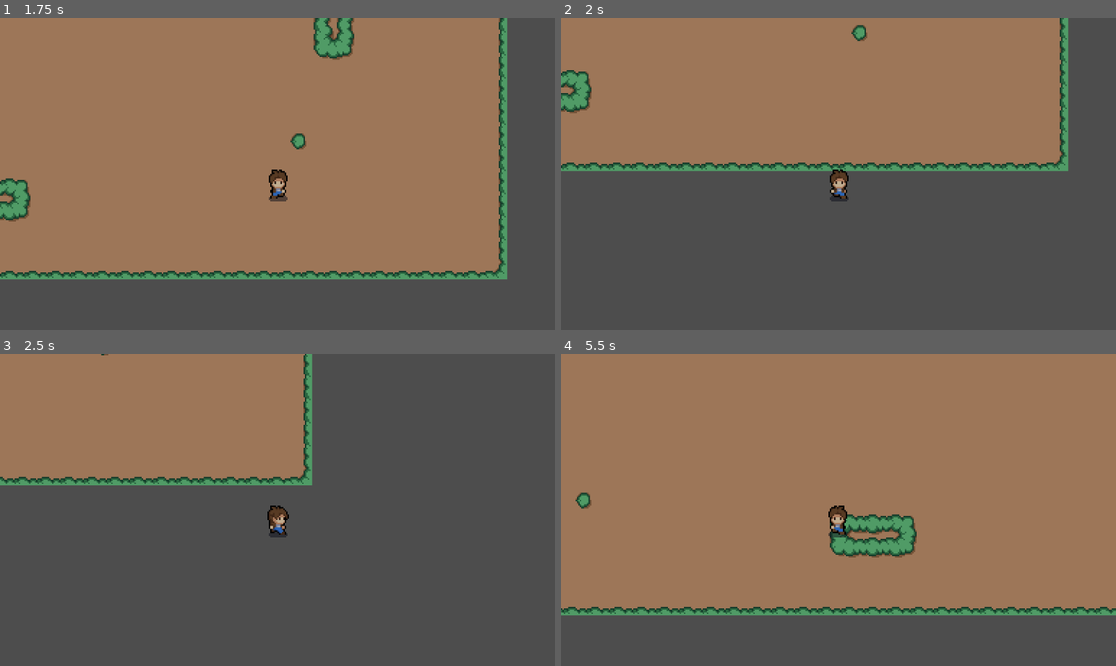
Above: before the commit, frames 1-4 (two rows, left to right).
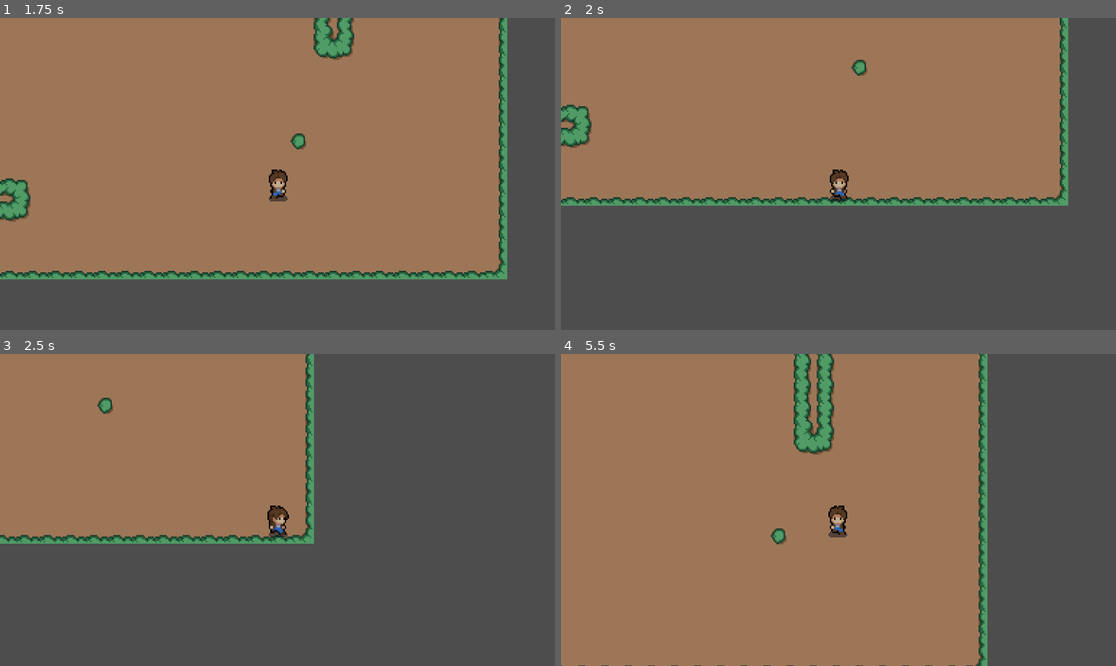
Above: after the commit, the same moments.

Repository: ManuEspinoza/mystic-woods
Game: Godot game, scene res://Scenes/game.tscn
The game is run twice, just before and just after one commit, with the same random seed, the same clock (stepped at 60 frames per second) and the same inputs.
Inputs:
- Up to frame 1 (1.75 s): hold Right (move_right) 0.53-1.28 s; hold S (move_down) from 1.28 s (still down)
- Up to frame 2 (2 s): keep holding S (move_down)
- Up to frame 3 (2.5 s): release S (move_down) at 2.03 s; hold Right (move_right) from 2.03 s (still down)
- Up to frame 4 (5.5 s): release Right (move_right) at 2.78 s; hold Up (move_up) 2.78-3.53 s; hold A (move_left) 3.53-5.03 s; hold S (move_down) from 5.03 s (still down)

Frame 1 is identical in both runs. In frame 2, 14% of the frame differs, in the area x 0-92%, y 0-61%; in frame 3, 12%; in frame 4, 39%, in the area x 0-100%, y 0-100%.

Commit message:
Adding physics layer to the tilemap

Diff:
--- a/Scenes/game.tscn
+++ b/Scenes/game.tscn
@@ -4,102 +4,285 @@
 [ext_resource type="Texture2D" uid="uid://co28t0dhsungp" path="res://Assets/tilesets/floors/flooring.png" id="1_gcpcb"]
 [ext_resource type="Texture2D" uid="uid://tbfx3uilnkp3" path="res://Assets/tilesets/grass.png" id="2_nuvfw"]
 [ext_resource type="Texture2D" uid="uid://4hemha48sxav" path="res://Assets/tilesets/plains.png" id="3_lmgh4"]
-[ext_resource type="PackedScene" uid="uid://jyxt1drt7s3c" path="res://Scenes/slime.tscn" id="5_xlpkw"]
+[ext_resource type="PackedScene" path="res://Scenes/slime.tscn" id="5_xlpkw"]
 
 [sub_resource type="TileSetAtlasSource" id="TileSetAtlasSource_ev0fp"]
 texture = ExtResource("1_gcpcb")
 0:0/0 = 0
+0:0/0/physics_layer_0/linear_velocity = Vector2(0, 0)
+0:0/0/physics_layer_0/angular_velocity = 0.0
 1:0/0 = 0
+1:0/0/physics_layer_0/linear_velocity = Vector2(0, 0)
+1:0/0/physics_layer_0/angular_velocity = 0.0
 2:0/0 = 0
+2:0/0/physics_layer_0/linear_velocity = Vector2(0, 0)
+2:0/0/physics_layer_0/angular_velocity = 0.0
 3:0/0 = 0
+3:0/0/physics_layer_0/linear_velocity = Vector2(0, 0)
+3:0/0/physics_layer_0/angular_velocity = 0.0
 4:0/0 = 0
+4:0/0/physics_layer_0/linear_velocity = Vector2(0, 0)
+4:0/0/physics_layer_0/angular_velocity = 0.0
 0:1/0 = 0
+0:1/0/physics_layer_0/linear_velocity = Vector2(0, 0)
+0:1/0/physics_layer_0/angular_velocity = 0.0
 1:1/0 = 0
+1:1/0/physics_layer_0/linear_velocity = Vector2(0, 0)
+1:1/0/physics_layer_0/angular_velocity = 0.0
 2:1/0 = 0
+2:1/0/physics_layer_0/linear_velocity = Vector2(0, 0)
+2:1/0/physics_layer_0/angular_velocity = 0.0
 3:1/0 = 0
+3:1/0/physics_layer_0/linear_velocity = Vector2(0, 0)
+3:1/0/physics_layer_0/angular_velocity = 0.0
 4:1/0 = 0
+4:1/0/physics_layer_0/linear_velocity = Vector2(0, 0)
+4:1/0/physics_layer_0/angular_velocity = 0.0
 0:2/0 = 0
+0:2/0/physics_layer_0/linear_velocity = Vector2(0, 0)
+0:2/0/physics_layer_0/angular_velocity = 0.0
 1:2/0 = 0
+1:2/0/physics_layer_0/linear_velocity = Vector2(0, 0)
+1:2/0/physics_layer_0/angular_velocity = 0.0
 2:2/0 = 0
+2:2/0/physics_layer_0/linear_velocity = Vector2(0, 0)
+2:2/0/physics_layer_0/angular_velocity = 0.0
 3:2/0 = 0
+3:2/0/physics_layer_0/linear_velocity = Vector2(0, 0)
+3:2/0/physics_layer_0/angular_velocity = 0.0
 4:2/0 = 0
+4:2/0/physics_layer_0/linear_velocity = Vector2(0, 0)
+4:2/0/physics_layer_0/angular_velocity = 0.0
 
 [sub_resource type="TileSetAtlasSource" id="TileSetAtlasSource_lnj8x"]
 texture = ExtResource("2_nuvfw")
 0:0/0 = 0
+0:0/0/physics_layer_0/linear_velocity = Vector2(0, 0)
+0:0/0/physics_layer_0/angular_velocity = 0.0
 
 [sub_resource type="TileSetAtlasSource" id="TileSetAtlasSource_jxyly"]
 texture = ExtResource("3_lmgh4")
 0:0/0 = 0
+0:0/0/physics_layer_0/linear_velocity = Vector2(0, 0)
+0:0/0/physics_layer_0/angular_velocity = 0.0
+0:0/0/physics_layer_0/polygon_0/points = PackedVector2Array(-8, -8, 8, -8, 8, 8, -8, 8)
 1:0/0 = 0
+1:0/0/physics_layer_0/linear_velocity = Vector2(0, 0)
+1:0/0/physics_layer_0/angular_velocity = 0.0
+1:0/0/physics_layer_0/polygon_0/points = PackedVector2Array(-8, -8, 8, -8, 8, -2.91352, -1.50091, -1.50091, -4.32614, 8, -8, 8)
 2:0/0 = 0
+2:0/0/physics_layer_0/linear_velocity = Vector2(0, 0)
+2:0/0/physics_layer_0/angular_velocity = 0.0
+2:0/0/physics_layer_0/polygon_0/points = PackedVector2Array(-8, -8, 8, -8, 8, -2.91352, -0.176577, -1.23604, -8, -2.2955)
 3:0/0 = 0
+3:0/0/physics_layer_0/linear_velocity = Vector2(0, 0)
+3:0/0/physics_layer_0/angular_velocity = 0.0
+3:0/0/physics_layer_0/polygon_0/points = PackedVector2Array(-8, -8, 8, -8, 8, 8, 3.00181, 8, 1.94235, -1.23604, -8, -2.2955)
 4:0/0 = 0
+4:0/0/physics_layer_0/linear_velocity = Vector2(0, 0)
+4:0/0/physics_layer_0/angular_velocity = 0.0
 5:0/0 = 0
+5:0/0/physics_layer_0/linear_velocity = Vector2(0, 0)
+5:0/0/physics_layer_0/angular_velocity = 0.0
 0:1/0 = 0
+0:1/0/physics_layer_0/linear_velocity = Vector2(0, 0)
+0:1/0/physics_layer_0/angular_velocity = 0.0
+0:1/0/physics_layer_0/polygon_0/points = PackedVector2Array(-8, -8, 8, -8, 8, 8, -8, 8)
 1:1/0 = 0
+1:1/0/physics_layer_0/linear_velocity = Vector2(0, 0)
+1:1/0/physics_layer_0/angular_velocity = 0.0
+1:1/0/physics_layer_0/polygon_0/points = PackedVector2Array(-8, -8, -3.70812, -8, -2.56037, 1.05946, -3.8847, 8, -8, 8)
 2:1/0 = 0
+2:1/0/physics_layer_0/linear_velocity = Vector2(0, 0)
+2:1/0/physics_layer_0/angular_velocity = 0.0
 3:1/0 = 0
+3:1/0/physics_layer_0/linear_velocity = Vector2(0, 0)
+3:1/0/physics_layer_0/angular_velocity = 0.0
+3:1/0/physics_layer_0/polygon_0/points = PackedVector2Array(1.76577, 0.353154, 2.47208, -8, 8, -8, 8, 8, 2.11893, 8.82886)
 4:1/0 = 0
+4:1/0/physics_layer_0/linear_velocity = Vector2(0, 0)
+4:1/0/physics_layer_0/angular_velocity = 0.0
 5:1/0 = 0
+5:1/0/physics_layer_0/linear_velocity = Vector2(0, 0)
+5:1/0/physics_layer_0/angular_velocity = 0.0
 0:2/0 = 0
+0:2/0/physics_layer_0/linear_velocity = Vector2(0, 0)
+0:2/0/physics_layer_0/angular_velocity = 0.0
+0:2/0/physics_layer_0/polygon_0/points = PackedVector2Array(-8, -8, 8, -8, 8, 8, -8, 8)
 1:2/0 = 0
+1:2/0/physics_layer_0/linear_velocity = Vector2(0, 0)
+1:2/0/physics_layer_0/angular_velocity = 0.0
+1:2/0/physics_layer_0/polygon_0/points = PackedVector2Array(-8, -8, -2.20721, -8, -1.23604, 1.67748, 8, 3.26668, 8, 8, -8, 8)
 2:2/0 = 0
+2:2/0/physics_layer_0/linear_velocity = Vector2(0, 0)
+2:2/0/physics_layer_0/angular_velocity = 0.0
+2:2/0/physics_layer_0/polygon_0/points = PackedVector2Array(-8, 3.44326, -1.23604, 1.67748, 8, 3.26668, 8, 8, -8, 8)
 3:2/0 = 0
+3:2/0/physics_layer_0/linear_velocity = Vector2(0, 0)
+3:2/0/physics_layer_0/angular_velocity = 0.0
+3:2/0/physics_layer_0/polygon_0/points = PackedVector2Array(-8, 2.64866, 1.23604, 1.50091, 2.47208, -8, 8, -8, 8, 8, -8, 8)
 4:2/0 = 0
+4:2/0/physics_layer_0/linear_velocity = Vector2(0, 0)
+4:2/0/physics_layer_0/angular_velocity = 0.0
 5:2/0 = 0
+5:2/0/physics_layer_0/linear_velocity = Vector2(0, 0)
+5:2/0/physics_layer_0/angular_velocity = 0.0
 0:3/0 = 0
+0:3/0/physics_layer_0/linear_velocity = Vector2(0, 0)
+0:3/0/physics_layer_0/angular_velocity = 0.0
 1:3/0 = 0
+1:3/0/physics_layer_0/linear_velocity = Vector2(0, 0)
+1:3/0/physics_layer_0/angular_velocity = 0.0
+1:3/0/physics_layer_0/polygon_0/points = PackedVector2Array(-8, -8, 8, -8, 8, 8, -8, 8)
 2:3/0 = 0
+2:3/0/physics_layer_0/linear_velocity = Vector2(0, 0)
+2:3/0/physics_layer_0/angular_velocity = 0.0
+2:3/0/physics_layer_0/polygon_0/points = PackedVector2Array(-8, -8, 8, -8, 8, 8, -8, 8)
 3:3/0 = 0
+3:3/0/physics_layer_0/linear_velocity = Vector2(0, 0)
+3:3/0/physics_layer_0/angular_velocity = 0.0
+3:3/0/physics_layer_0/polygon_0/points = PackedVector2Array(-8, -8, 8, -8, 8, 8, -8, 8)
 0:4/0 = 0
+0:4/0/physics_layer_0/linear_velocity = Vector2(0, 0)
+0:4/0/physics_layer_0/angular_velocity = 0.0
 1:4/0 = 0
+1:4/0/physics_layer_0/linear_velocity = Vector2(0, 0)
+1:4/0/physics_layer_0/angular_velocity = 0.0
 2:4/0 = 0
+2:4/0/physics_layer_0/linear_velocity = Vector2(0, 0)
+2:4/0/physics_layer_0/angular_velocity = 0.0
 3:4/0 = 0
+3:4/0/physics_layer_0/linear_velocity = Vector2(0, 0)
+3:4/0/physics_layer_0/angular_velocity = 0.0
 4:4/0 = 0
+4:4/0/physics_layer_0/linear_velocity = Vector2(0, 0)
+4:4/0/physics_layer_0/angular_velocity = 0.0
 5:4/0 = 0
+5:4/0/physics_layer_0/linear_velocity = Vector2(0, 0)
+5:4/0/physics_layer_0/angular_velocity = 0.0
 0:5/0 = 0
+0:5/0/physics_layer_0/linear_velocity = Vector2(0, 0)
+0:5/0/physics_layer_0/angular_velocity = 0.0
 1:5/0 = 0
+1:5/0/physics_layer_0/linear_velocity = Vector2(0, 0)
+1:5/0/physics_layer_0/angular_velocity = 0.0
 2:5/0 = 0
+2:5/0/physics_layer_0/linear_velocity = Vector2(0, 0)
+2:5/0/physics_layer_0/angular_velocity = 0.0
 3:5/0 = 0
+3:5/0/physics_layer_0/linear_velocity = Vector2(0, 0)
+3:5/0/physics_layer_0/angular_velocity = 0.0
 4:5/0 = 0
+4:5/0/physics_layer_0/linear_velocity = Vector2(0, 0)
+4:5/0/physics_layer_0/angular_velocity = 0.0
 5:5/0 = 0
+5:5/0/physics_layer_0/linear_velocity = Vector2(0, 0)
+5:5/0/physics_layer_0/angular_velocity = 0.0
 0:6/0 = 0
+0:6/0/physics_layer_0/linear_velocity = Vector2(0, 0)
+0:6/0/physics_layer_0/angular_velocity = 0.0
 1:6/0 = 0
+1:6/0/physics_layer_0/linear_velocity = Vector2(0, 0)
+1:6/0/physics_layer_0/angular_velocity = 0.0
 2:6/0 = 0
+2:6/0/physics_layer_0/linear_velocity = Vector2(0, 0)
+2:6/0/physics_layer_0/angular_velocity = 0.0
 3:6/0 = 0
+3:6/0/physics_layer_0/linear_velocity = Vector2(0, 0)
+3:6/0/physics_layer_0/angular_velocity = 0.0
 4:6/0 = 0
+4:6/0/physics_layer_0/linear_velocity = Vector2(0, 0)
+4:6/0/physics_layer_0/angular_velocity = 0.0
 5:6/0 = 0
+5:6/0/physics_layer_0/linear_velocity = Vector2(0, 0)
+5:6/0/physics_layer_0/angular_velocity = 0.0
 0:7/0 = 0
+0:7/0/physics_layer_0/linear_velocity = Vector2(0, 0)
+0:7/0/physics_layer_0/angular_velocity = 0.0
 1:7/0 = 0
+1:7/0/physics_layer_0/linear_velocity = Vector2(0, 0)
+1:7/0/physics_layer_0/angular_velocity = 0.0
 2:7/0 = 0
+2:7/0/physics_layer_0/linear_velocity = Vector2(0, 0)
+2:7/0/physics_layer_0/angular_velocity = 0.0
 3:7/0 = 0
+3:7/0/physics_layer_0/linear_velocity = Vector2(0, 0)
+3:7/0/physics_layer_0/angular_velocity = 0.0
 0:8/0 = 0
+0:8/0/physics_layer_0/linear_velocity = Vector2(0, 0)
+0:8/0/physics_layer_0/angular_velocity = 0.0
 1:8/0 = 0
+1:8/0/physics_layer_0/linear_velocity = Vector2(0, 0)
+1:8/0/physics_layer_0/angular_velocity = 0.0
 2:8/0 = 0
+2:8/0/physics_layer_0/linear_velocity = Vector2(0, 0)
+2:8/0/physics_layer_0/angular_velocity = 0.0
 3:8/0 = 0
+3:8/0/physics_layer_0/linear_velocity = Vector2(0, 0)
+3:8/0/physics_layer_0/angular_velocity = 0.0
 4:8/0 = 0
+4:8/0/physics_layer_0/linear_velocity = Vector2(0, 0)
+4:8/0/physics_layer_0/angular_velocity = 0.0
 5:8/0 = 0
+5:8/0/physics_layer_0/linear_velocity = Vector2(0, 0)
+5:8/0/physics_layer_0/angular_velocity = 0.0
 0:9/0 = 0
+0:9/0/physics_layer_0/linear_velocity = Vector2(0, 0)
+0:9/0/physics_layer_0/angular_velocity = 0.0
 1:9/0 = 0
+1:9/0/physics_layer_0/linear_velocity = Vector2(0, 0)
+1:9/0/physics_layer_0/angular_velocity = 0.0
 2:9/0 = 0
+2:9/0/physics_layer_0/linear_velocity = Vector2(0, 0)
+2:9/0/physics_layer_0/angular_velocity = 0.0
 3:9/0 = 0
+3:9/0/physics_layer_0/linear_velocity = Vector2(0, 0)
+3:9/0/physics_layer_0/angular_velocity = 0.0
 4:9/0 = 0
+4:9/0/physics_layer_0/linear_velocity = Vector2(0, 0)
+4:9/0/physics_layer_0/angular_velocity = 0.0
 5:9/0 = 0
+5:9/0/physics_layer_0/linear_velocity = Vector2(0, 0)
+5:9/0/physics_layer_0/angular_velocity = 0.0
 0:10/0 = 0
+0:10/0/physics_layer_0/linear_velocity = Vector2(0, 0)
+0:10/0/physics_layer_0/angular_velocity = 0.0
 1:10/0 = 0
+1:10/0/physics_layer_0/linear_velocity = Vector2(0, 0)
+1:10/0/physics_layer_0/angular_velocity = 0.0
 2:10/0 = 0
+2:10/0/physics_layer_0/linear_velocity = Vector2(0, 0)
+2:10/0/physics_layer_0/angular_velocity = 0.0
 3:10/0 = 0
+3:10/0/physics_layer_0/linear_velocity = Vector2(0, 0)
+3:10/0/physics_layer_0/angular_velocity = 0.0
 4:10/0 = 0
+4:10/0/physics_layer_0/linear_velocity = Vector2(0, 0)
+4:10/0/physics_layer_0/angular_velocity = 0.0
 5:10/0 = 0
+5:10/0/physics_layer_0/linear_velocity = Vector2(0, 0)
+5:10/0/physics_layer_0/angular_velocity = 0.0
 0:11/0 = 0
+0:11/0/physics_layer_0/linear_velocity = Vector2(0, 0)
+0:11/0/physics_layer_0/angular_velocity = 0.0
 1:11/0 = 0
+1:11/0/physics_layer_0/linear_velocity = Vector2(0, 0)
+1:11/0/physics_layer_0/angular_velocity = 0.0
 2:11/0 = 0
+2:11/0/physics_layer_0/linear_velocity = Vector2(0, 0)
+2:11/0/physics_layer_0/angular_velocity = 0.0
 3:11/0 = 0
+3:11/0/physics_layer_0/linear_velocity = Vector2(0, 0)
+3:11/0/physics_layer_0/angular_velocity = 0.0
 4:11/0 = 0
+4:11/0/physics_layer_0/linear_velocity = Vector2(0, 0)
+4:11/0/physics_layer_0/angular_velocity = 0.0
 5:11/0 = 0
+5:11/0/physics_layer_0/linear_velocity = Vector2(0, 0)
+5:11/0/physics_layer_0/angular_velocity = 0.0
 
 [sub_resource type="TileSet" id="TileSet_81ups"]
+physics_layer_0/collision_layer = 1
 sources/0 = SubResource("TileSetAtlasSource_ev0fp")
 sources/1 = SubResource("TileSetAtlasSource_lnj8x")
 sources/2 = SubResource("TileSetAtlasSource_jxyly")
@@ -117,8 +300,10 @@
 [node name="Camera2D" type="Camera2D" parent="Character"]
 zoom = Vector2(3, 3)
 
-[node name="Slime" parent="." instance=ExtResource("5_xlpkw")]
+[node name="Enemies" type="Node" parent="."]
+
+[node name="Slime" parent="Enemies" instance=ExtResource("5_xlpkw")]
 position = Vector2(-73, -4)
 
-[node name="Slime2" parent="." instance=ExtResource("5_xlpkw")]
+[node name="Slime2" parent="Enemies" instance=ExtResource("5_xlpkw")]
 position = Vector2(-69, -32)
